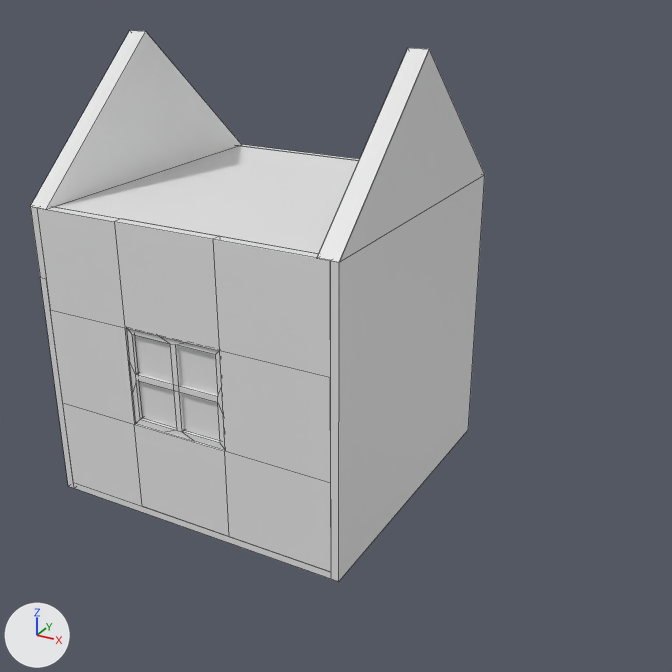
An edit to the Blender file Assets/Models/Cabin.blend, drawn before and after from the same camera.
The view is the same before and after, from a camera (50 mm lens) standing at (9.32, -14.32, 10.22) and looking at (1.68, -0.42, 3.27). Lighting does not change. The marker at lower left points along +X, +Y and +Z. The picture after the commit comes second. Mesh edges are drawn as thin lines.

The first picture shows 'Ceiling', 'Floor', 'Glass', 'RoofWall', 'RoofWall.001', 'Wall', 'Wall.001', 'Wall.002', 'Wall.003', 'WindowFrame'.
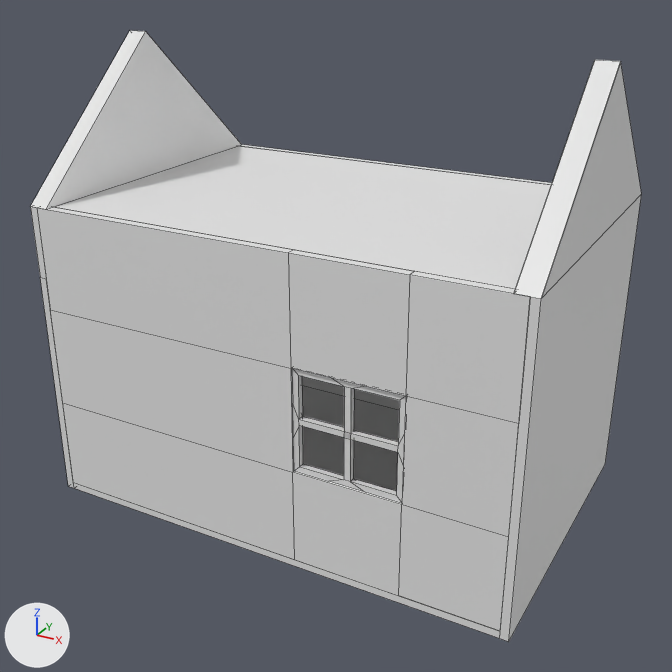
Commit message: Enlarge Cabin

Boxes [x1, y1, x2, y2] around the edits, measured in the pictures (672 x 672 px; the box of a moved part takes in the faces that stretch with it):
'Wall.002', reshaped, moved, turned
    before: [37, 207, 331, 572]
    after: [37, 207, 530, 631]
'Wall', moved
    before: [330, 175, 485, 582]
    after: [500, 195, 641, 642]
'Ceiling', moved, rescaled
    before: [55, 146, 359, 254]
    after: [55, 146, 551, 289]
'RoofWall.001', moved
    before: [317, 48, 485, 262]
    after: [514, 60, 641, 299]
'Floor', moved, rescaled
    before: [73, 482, 331, 579]
    after: [73, 386, 500, 638]
'Wall.001', moved, rescaled (mostly hidden)
    before: [238, 144, 360, 161]
    after: [238, 144, 552, 410]
part 3 of me_cube_008, moved or reshaped
    before: [213, 236, 331, 572]
    after: [111, 218, 295, 560]
'Glass', unchanged, covered by the edit
    before: [135, 335, 220, 441]

The change, as a diff of the scene's bpy script:
```diff
--- a/Assets/Models/Cabin.blend.py
+++ b/Assets/Models/Cabin.blend.py
@@ me_cube_001 @@
 # used by ob_floor; location = (0.0, 0.0, 0.0)
-me_cube_001.from_pydata(...)  # 8 vertices, 6 faces; spans x -2.85..3.0, y -3.0..3.0, z 0.0..0.14
+me_cube_001.from_pydata(...)  # 8 vertices, 6 faces; spans x -2.85..6.03, y -3.0..3.0, z 0.0..0.14
+# me_cube_001 part 1: the whole mesh is scaled about its middle by (1.52, 1, 1), then moved by (1.51, 0.0, 0.0)
@@ me_cube_004 @@
 # used by ob_wall_001; location = (3.19, 0.0, 0.0); scale = (0.188, 1.0, 1.0)
-me_cube_004.from_pydata(...)  # 8 vertices, 6 faces; spans x -32.0..-0.9, y 2.8..3.0, z 0.1..5.7
+me_cube_004.from_pydata(...)  # 8 vertices, 6 faces; spans x -32.0..15.1, y 2.8..3.0, z 0.1..5.7
+# me_cube_004 part 2: the whole mesh is scaled about its middle by (1.52, 1, 1), then moved by (8.0, 0.0, 0.0)
@@ me_cube_008 @@
 # used by ob_wall_002; location = (-0.1, -2.91, 0.0); rotation_euler = (0.0, 0.0, 1.571), in degrees (0, 0, 90); scale = (0.0885, 1.0, 1.0)
 # before: 0 (-1.0, -3.1, 0.14) at pixel (331, 572), 1 (-1.0, -3.1, 5.75) at pixel (330, 260), 4 (1.0, -3.1, 0.14), 5 (1.0, -3.1, 5.75), 20 (-1.0, -3.1, 1.92) at pixel (330, 483)
 # before: 21 (-1.0, -3.1, 3.83) at pixel (330, 377), 22 (1.0, -3.1, 1.92), 23 (1.0, -3.1, 3.83)
-me_cube_008.from_pydata(...)  # 36 vertices, 36 faces; spans x -1.0..1.0, y -3.1..2.75, z 0.14..5.75
+me_cube_008.from_pydata(...)  # 36 vertices, 36 faces; spans x -1.0..1.0, y -6.13..2.75, z 0.14..5.75
+# me_cube_008 part 3
+for i in [0, 1, 4, 5, *range(20, 24)]: me_cube_008.vertices[i].co += Vector((0.0, -3.03, 0.0))
@@ me_cube_016 @@
 # used by ob_ceiling; location = (0.0, 0.0, 5.61)
-me_cube_016.from_pydata(...)  # 8 vertices, 6 faces; spans x -2.85..3.0, y -2.82..2.85, z 0.0..0.14
+me_cube_016.from_pydata(...)  # 8 vertices, 6 faces; spans x -2.85..5.8, y -2.82..2.85, z 0.0..0.14
+# me_cube_016 part 4: the whole mesh is scaled about its middle by (1.48, 1, 1), then moved by (1.4, 0.0, 0.0)
@@ ob_wall @@
 ob_wall = bpy.data.objects.new('Wall', me_cube_003)
-ob_wall.location = (3.19, 0.0, 0.0)
+ob_wall.location = (6.22, 0.0, 0.0)
 ob_wall.scale = (0.188, 1.0, 1.0)
@@ ob_wall_002 @@
 ob_wall_002 = bpy.data.objects.new('Wall.002', me_cube_008)
-ob_wall_002.location = (-0.1, -2.91, 0.0)
-ob_wall_002.rotation_euler = (0.0, 0.0, 1.571)  # degrees (0, 0, 90)
+ob_wall_002.location = (3.28, -2.91, 0.0)
+ob_wall_002.rotation_euler = (0.0, 0.0, -1.571)  # degrees (0, 0, -90)
 ob_wall_002.scale = (0.0885, 1.0, 1.0)
@@ ob_roofwall_001 @@
 ob_roofwall_001 = bpy.data.objects.new('RoofWall.001', me_cube_018)
-ob_roofwall_001.location = (2.96, 0.0, 5.75)
+ob_roofwall_001.location = (5.99, 0.0, 5.75)
 ob_roofwall_001.scale = (0.188, 1.0, 1.0)
```
